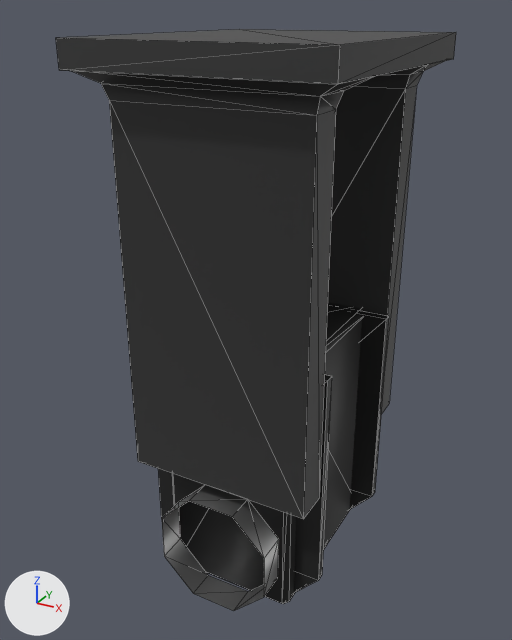
The COLLADA model meshes/justina/arm/Wrist.dae as it was, and as the next commit left it.
Before and after are seen from a camera (50 mm lens) standing at (0.0638, -0.1236, 0.0044) and looking at (-0.0032, -0.0017, -0.0565). The axes (+X, +Y, +Z) are drawn at lower left. The lights are the same throughout. The older version comes first. Mesh edges are drawn as thin lines.

Objects in the first picture: 'Wrist'.
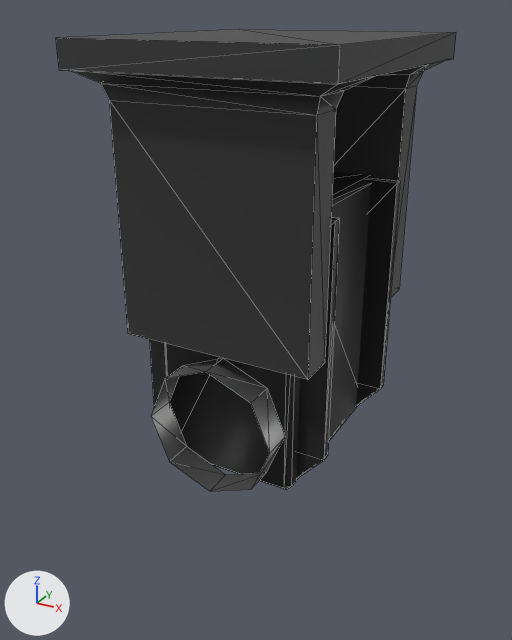
Where the change shows, as pixel boxes [x1, y1, x2, y2] in the pictures (512 x 640 px; the box of a moved part takes in the faces that stretch with it):
'Wrist', reshaped (21% shorter): before [56, 29, 456, 611]; after [56, 29, 456, 491]
part 1 of me_wrist, moved or reshaped: before [172, 302, 362, 604]; after [165, 172, 371, 489]
part 2 of me_wrist, moved or reshaped: before [350, 311, 389, 509]; after [356, 178, 401, 406]
part 3 of me_wrist, moved or reshaped: before [158, 375, 332, 593]; after [150, 217, 340, 478]
part 4 of me_wrist, moved or reshaped: before [162, 485, 279, 611]; after [151, 359, 285, 491]
part 5 of me_wrist, moved or reshaped: before [109, 100, 336, 519]; after [109, 100, 336, 379]
part 6 of me_wrist, moved or reshaped: before [328, 86, 417, 414]; after [333, 86, 417, 297]

The change, as a list of edits to the scene's bpy script:
```text
Change me_wrist:
    used by ob_wrist; location = (0.0, 0.0, 0.0)
    before: 12 (0.0195, -0.0172, -0.0842) at pixel (319, 498), 13 (0.0195, -0.0245, -0.0842) at pixel (303, 519), 14 (-0.0195, -0.0172, -0.0842), 15 (-0.0195, -0.0245, -0.0842) at pixel (137, 461)
    before: 28 (0.0195, 0.0172, -0.0842), 29 (0.0195, 0.0245, -0.0842) at pixel (389, 403), 30 (-0.0195, 0.0172, -0.0842), 31 (-0.0195, 0.0245, -0.0842)
    remove me_wrist.from_pydata(...)  # 116 vertices, 168 faces; spans x -0.025..0.025, y -0.03..0.03, z -0.113..0.0
    add me_wrist.from_pydata(...)  # 116 vertices, 168 faces; spans x -0.025..0.025, y -0.03..0.03, z -0.0834..0.0
    me_wrist part 1: the loose piece of 20 vertices spanning x -0.0145..0.0145, y -0.0205..0.0205, z -0.113..-0.0575 is moved by (0.0, 0.0, 0.03)
    me_wrist part 2: the loose piece of 12 vertices spanning x -0.0201..0.0201, y 0.015..0.017, z -0.1128..-0.0579 is moved by (0.0, 0.0, 0.03)
    me_wrist part 3: the loose piece of 12 vertices spanning x -0.0201..0.0201, y -0.017..-0.015, z -0.1128..-0.0579 is moved by (0.0, 0.0, 0.03)
    me_wrist part 4: the loose piece of 16 vertices spanning x -0.0123..0.0123, y -0.0267..-0.0205, z -0.1123..-0.0877 is turned 22.5 degrees about the y axis through its middle, then moved by (0.0, 0.0, 0.03)
    me_wrist part 5
    add for i in [*range(12, 16)]: me_wrist.vertices[i].co += Vector((0.0, 0.0, 0.03))
    me_wrist part 6
    add for i in [*range(28, 32)]: me_wrist.vertices[i].co += Vector((0.0, 0.0, 0.03))
    other edits to the shape of me_wrist do not show in these pictures
```
